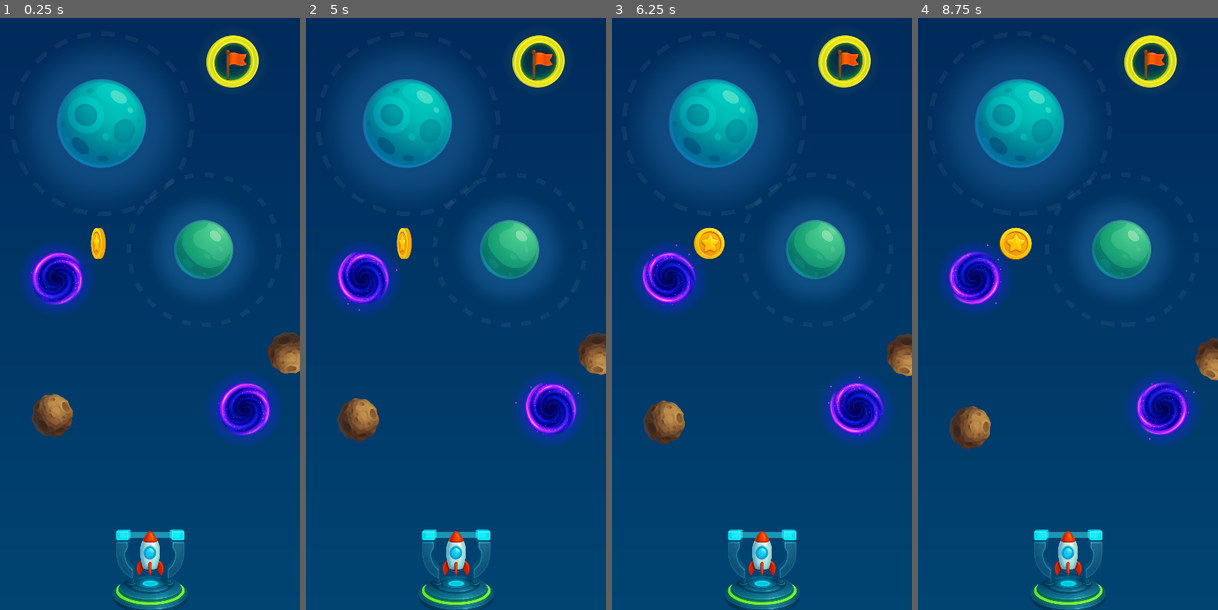
Above: before the commit, frames 1-4 (left to right).
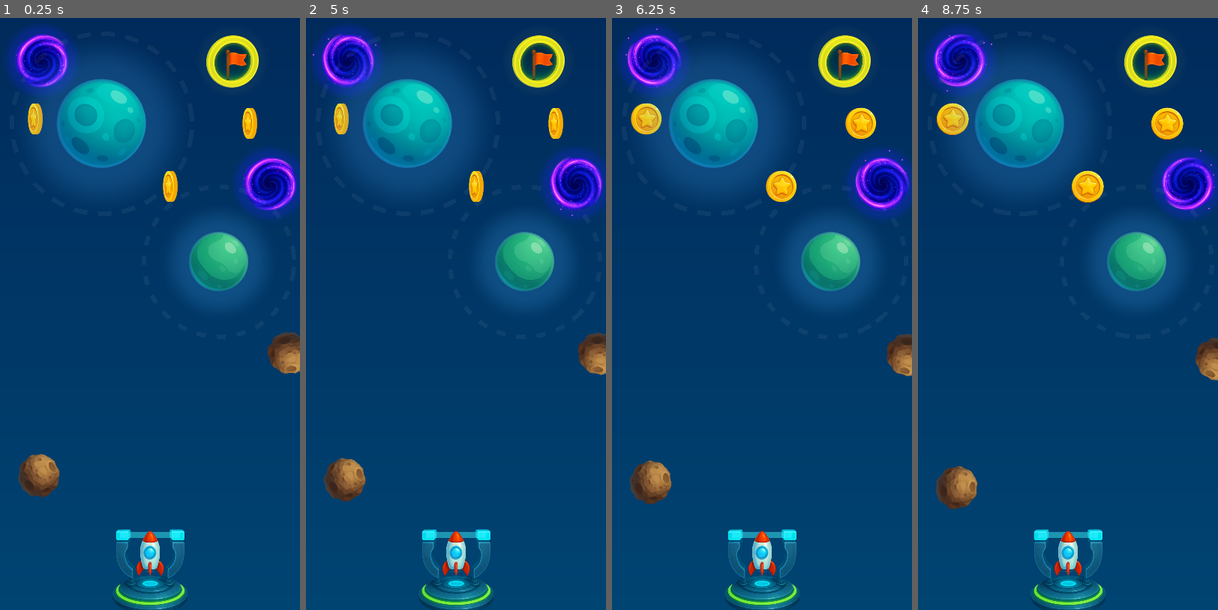
Above: after the commit, the same moments.

Repository: nbarkoch/spacecraft-launcher
Game: Godot game, scene res://scenes/game.tscn
The game is run twice, just before and just after one commit, with the same random seed, the same clock (stepped at 60 frames per second) and the same inputs.
Inputs (mouse positions are in pixels of both pictures, inside the frame that each line leads up to):
- Up to frame 1 (0.25 s): no input
- Up to frame 2 (5 s): move the mouse to (456, 580) at 0.52 s; press the mouse at (456, 580) at 0.53 s; move the mouse to (396, 337) at 1.27 s; release the mouse at (396, 337) at 1.28 s; click (396, 337) at 1.35 s; move the mouse to (486, 177) at 2.02 s; press the mouse at (486, 177) at 2.03 s; move the mouse to (441, 432) at 2.77 s; release the mouse at (441, 432) at 2.78 s; click (441, 432) at 2.85 s; move the mouse to (546, 402) at 3.52 s; press the mouse at (546, 402) at 3.53 s; move the mouse to (366, 219) at 4.27 s; release the mouse at (366, 219) at 4.28 s; click (366, 219) at 4.35 s
- Up to frame 3 (6.25 s): move the mouse to (777, 308) at 5.02 s; press the mouse at (777, 308) at 5.03 s; move the mouse to (717, 160) at 5.77 s; release the mouse at (717, 160) at 5.78 s; click (717, 160) at 5.85 s
- Up to frame 4 (8.75 s): move the mouse to (1134, 278) at 6.52 s; press the mouse at (1134, 278) at 6.53 s; move the mouse to (1008, 337) at 7.27 s; release the mouse at (1008, 337) at 7.28 s; click (1008, 337) at 7.35 s; move the mouse to (1098, 177) at 8.02 s; press the mouse at (1098, 177) at 8.03 s

The runs differ from the first frame. In frame 1, 13% of the frame differs, in the area x 2-100%, y 1-81%; in frame 2, 13%; in frame 3, 13%; in frame 4, 13%, in the area x 2-100%, y 1-84%.

Commit message:
design room

Diff:
--- a/scenes/game.tscn
+++ b/scenes/game.tscn
@@ -27,7 +27,7 @@
 position = Vector2(0, 162)
 
 [node name="GreenPlanet" parent="." instance=ExtResource("5_qgthy")]
-position = Vector2(36, -40)
+position = Vector2(46, -32)
 
 [node name="CyanPlanet" parent="." instance=ExtResource("5_q18na")]
 position = Vector2(-32, -124)
@@ -36,7 +36,7 @@
 position = Vector2(55, -166)
 
 [node name="Meteroid" parent="." instance=ExtResource("7_kueth")]
-position = Vector2(-65, 70)
+position = Vector2(-74, 110)
 start_angle = 70.0
 orbit_rotation = 180.0
 orbit_tilt = 50.0
@@ -46,10 +46,16 @@
 rotation = 2.00996
 
 [node name="Coin" parent="." instance=ExtResource("8_4lg0d")]
-position = Vector2(-35, -44)
+position = Vector2(13, -82)
+
+[node name="Coin2" parent="." instance=ExtResource("8_4lg0d")]
+position = Vector2(66, -124)
+
+[node name="Coin3" parent="." instance=ExtResource("8_4lg0d")]
+position = Vector2(-77, -127)
 
 [node name="Portal" parent="." instance=ExtResource("10_7pem7")]
-position = Vector2(63, 66)
+position = Vector2(-72, -166)
 
 [node name="Portal2" parent="." instance=ExtResource("10_7pem7")]
-position = Vector2(-62, -21)
+position = Vector2(80, -84)
